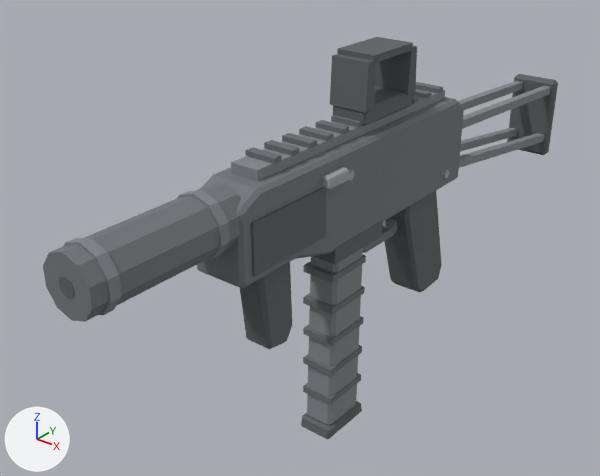
Renders of the FBX model Assets/_Project/Resources/Models/weapon_wasp_smg.fbx from each side of a commit.
The view is the same before and after, from a 50 mm lens placed at (0.36, -0.659, 0.25), pointed at (-0.05, -0.147, -0.067). Lighting does not change. The marker at lower left points along +X, +Y and +Z. The older version comes first. Where no turn or scale is listed for an object, it has been applied to the vertices.

Objects in the first picture: 'weapon_wasp_smg'.
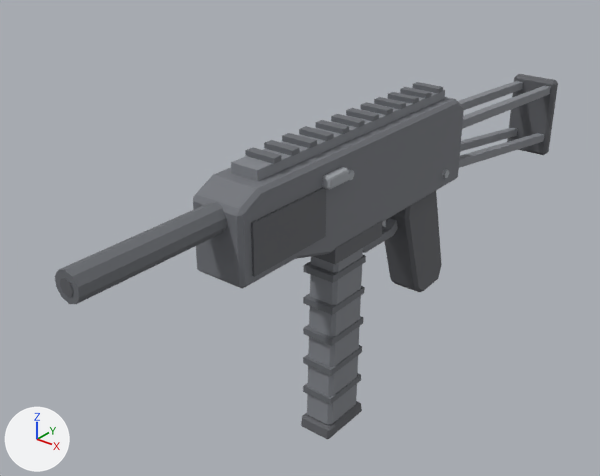
Location of each change, (x1, y1, x2, y2) in pixels of the pictures (600 x 476 px):
'weapon_wasp_smg', reshaped (9% shorter): before (43, 37, 558, 439); after (55, 74, 558, 439)
part 1 of me_weapon_wasp_smg, deleted: before (64, 37, 417, 315)
part 2 of me_weapon_wasp_smg, cut back: before (43, 183, 292, 349); after (55, 202, 227, 304)

The edits, one by one:
me_weapon_wasp_smg is used by ob_weapon_wasp_smg; location (0.0, 0.0, 0.0).
me_weapon_wasp_smg had 662 vertices, 1132 faces and spanned x -0.026..0.03, y -0.421..0.212, z -0.23..0.102.
me_weapon_wasp_smg now has 530 vertices, 900 faces and spans x -0.026..0.03, y -0.421..0.212, z -0.23..0.052.
me_weapon_wasp_smg part 1: 7 loose pieces with 104 vertices, spanning x -0.022..0.022, y -0.408..-0.079, z -0.003..0.102, are deleted.
Part 2, on me_weapon_wasp_smg:
56 vertices are removed from x -0.021..0.021, y -0.421..-0.232, z -0.103..0.042.
116 faces are deleted.
8 vertices move from x -0.021..0.021, y -0.42..-0.269, z -0.021..0.038 to x -0.006..0.01, y -0.421..-0.29, z 0.016..0.029.
20 vertices are added at x -0.01..0.01, y -0.421..-0.418, z 0.009..0.031.
8 new vertices lie (0.0, 0.13, 0.0) away from vertices in x -0.01..0.01, y -0.42, z 0.009..0.031.
36 new faces join them, mat_c_25272b (grey #6a6d72).
28 new faces join them, mat_c_1d1e21 (dark grey #5f6065).
me_weapon_wasp_smg no longer uses material mat_g_49d99a (green #92eecc).
